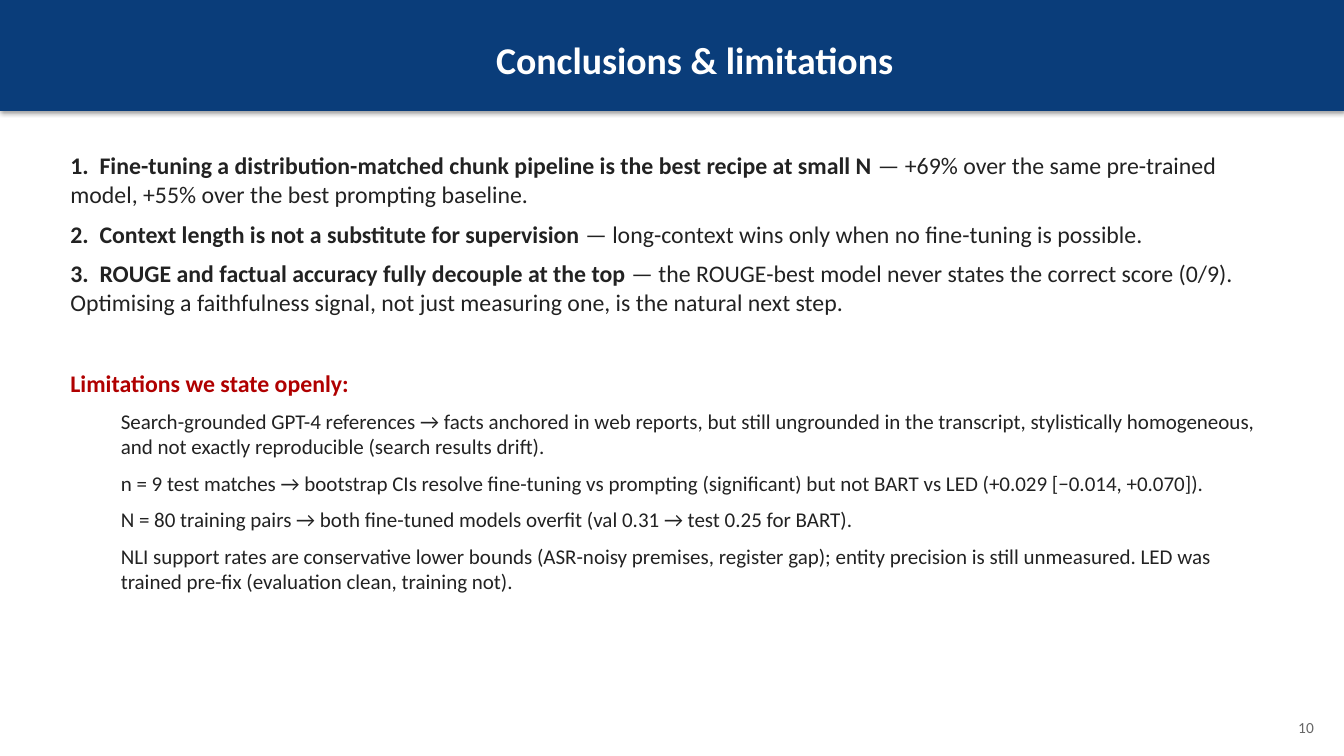
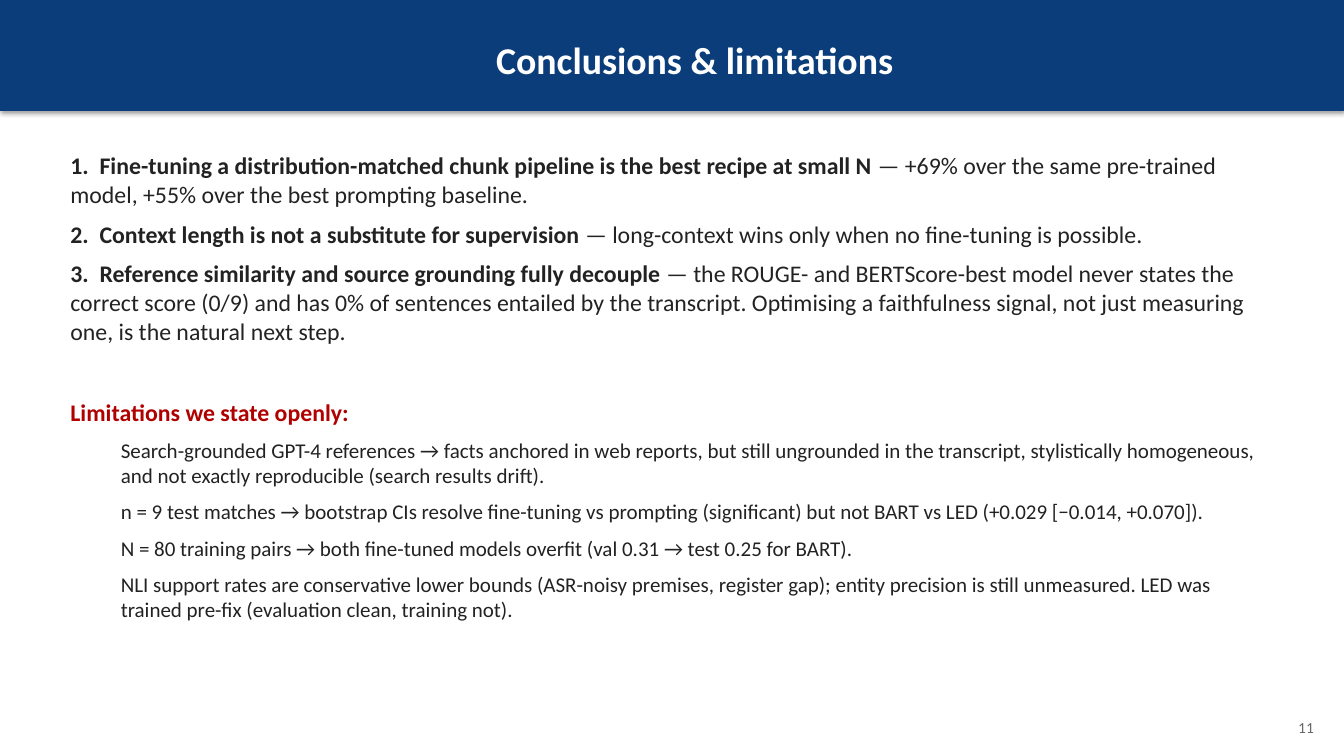
Before and after one commit to christiandalfarra/ANLP_Project, a slide deck: slide 11 of report/slides/ANLP_slides.pptx (slide 10 before the commit). Drawn at 1344x756 pixels with LibreOffice and Linux fonts; fonts in the diff are those of the drawing. Boxes give left, top, right and bottom in pixels: in the first picture for what was removed or moved away, otherwise in the second. Text is boxed around its words. In the diff, an @@ line names an element or a change of style, - is before the commit and + after.

```diff
--- a/report/slides/ANLP_slides.pptx
+++ b/report/slides/ANLP_slides.pptx
@@ text at (x1=70, y1=265, x2=1244, y2=344): text changed @@
-3. ROUGE and factual accuracy fully decouple at the top — the ROUGE-best model never states the correct score (0/9). Optimising a faithfulness signal, not just measuring one, is the natural next step.
+3. Reference similarity and source grounding fully decouple — the ROUGE- and BERTScore-best model never states the correct score (0/9) and has 0% of sentences entailed by the transcript. Optimising a faithfulness signal, not just measuring one, is the natural next step.
@@ text at (x1=1298, y1=723, x2=1314, y2=733): text changed @@
-10
+11
```
Also in this commit, not shown: 4 other slides changed, 1 slide added, 4 other files.
